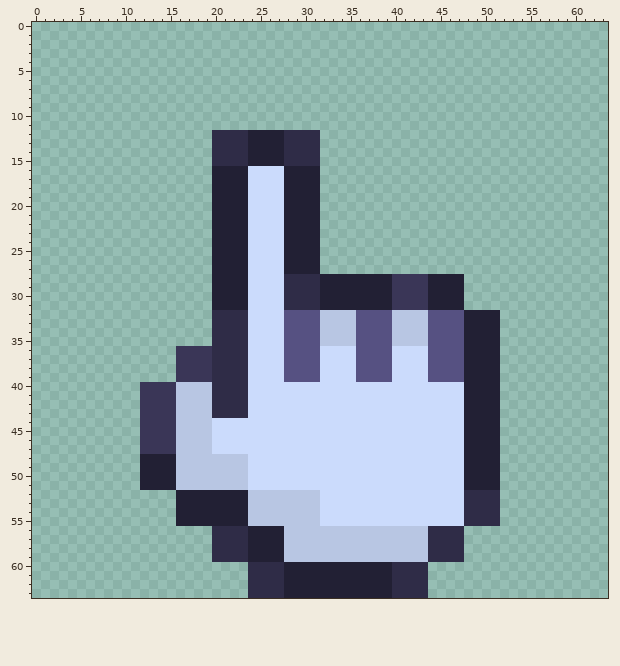
Pixel-art file: Sprites/Aseprite/UI/Cursor/cursor1_x64.aseprite. That is the earlier state.
64x64 pixels, 1 frame.
After the commit:
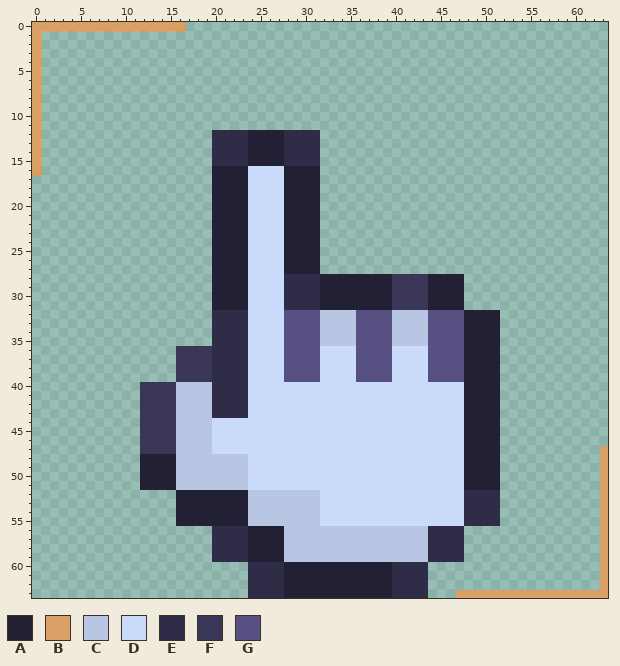
Palette (. is transparent): A #222034  B #d9a066  C #b8c6e3  D #cbdbfc  E #2f2c47  F #3a3657  G #565182
Diff:
The edit adds colour B in row 0 at x 0 to 16; in rows 1 to 16 at x 0; in rows 47 to 62 at x 63; in row 63 at x 47 to 63.
Boxes around the changes in both pictures, in picture pixels (x1, y1, x2, y2):
added: (32, 22, 185, 175)
added: (455, 445, 608, 598)
